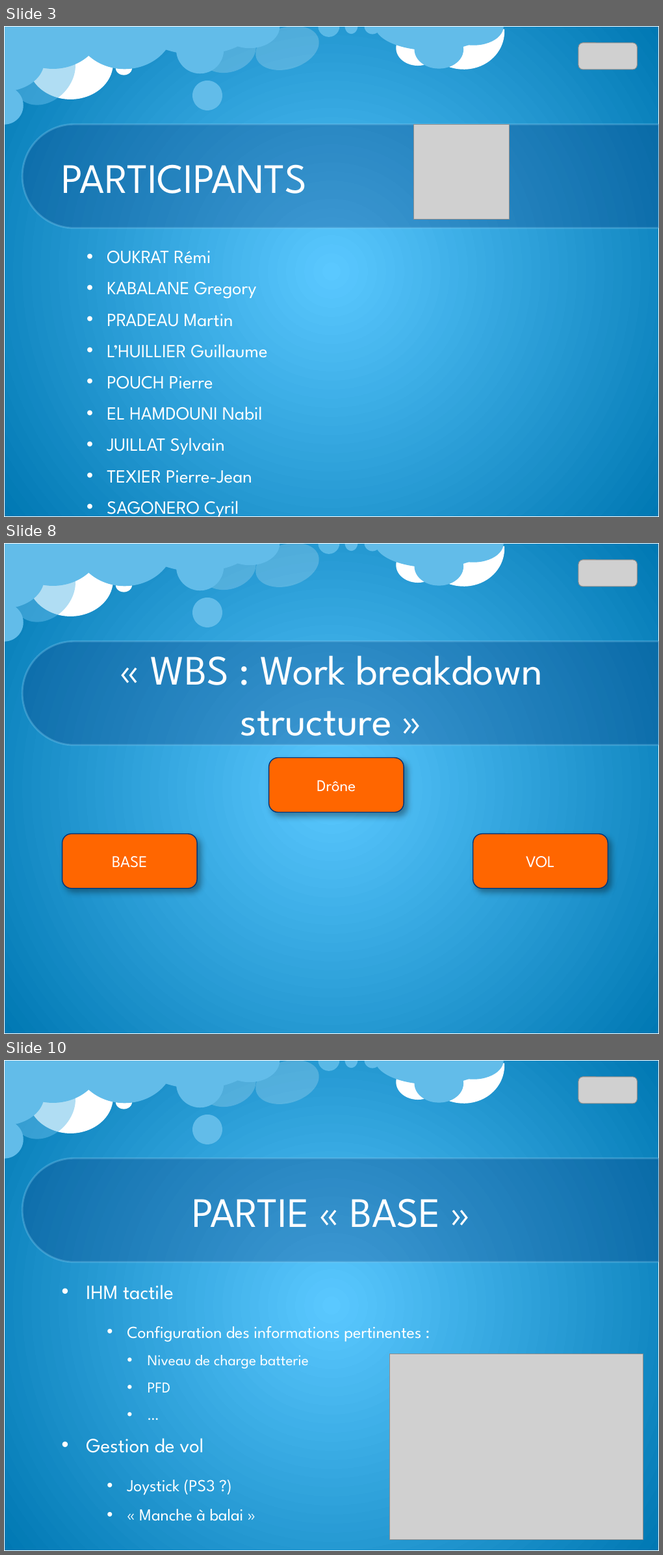
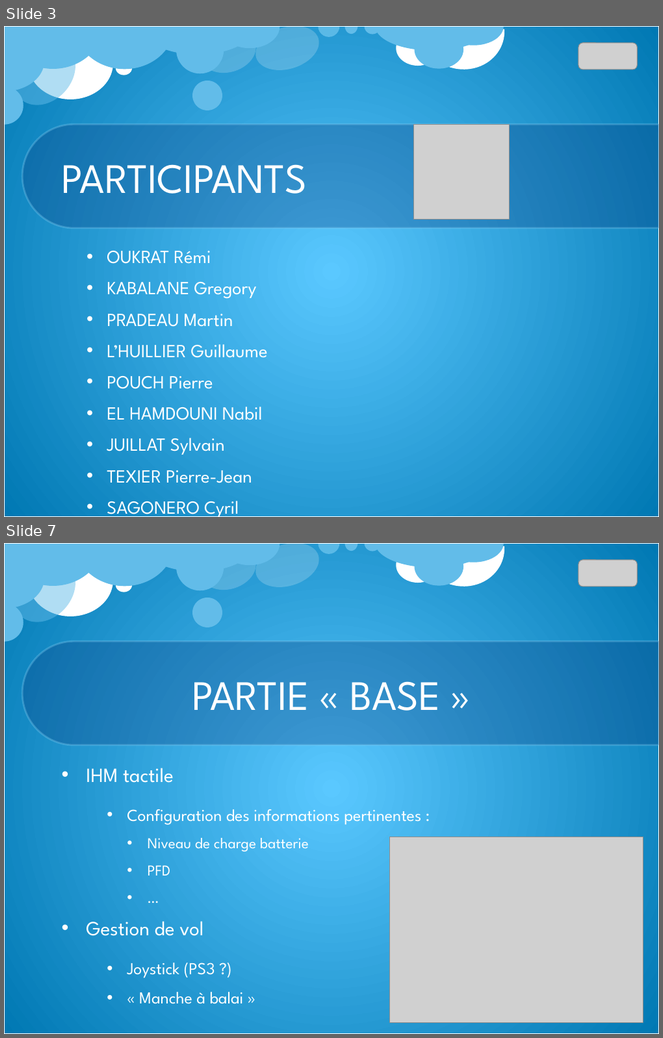
Before and after one commit to Qt-Widgets/PROJET_Drone, a slide deck: cr/CR_lundi_23_09_13.pptx. Shown one above the other, each under a label of ours: slides 3, 8 and 10 before the commit, slides 3 and 7 after it; the slides between them are not shown. The pictures are 663x1555 and 663x1038 pixels, drawn with LibreOffice and Linux fonts; fonts in the diff are those of the drawing; grey boxes stand for pictures; background and template pictures are left out. Boxes give left, top, right and bottom in pixels: in the first picture for what was removed or moved away, otherwise in the second. Text is boxed around its words. In the diff, an @@ line names an element or a change of style, - is before the commit and + after.

```diff
--- a/cr/CR_lundi_23_09_13.pptx
+++ b/cr/CR_lundi_23_09_13.pptx
@@ slide 8 removed at (x1=4, y1=543, x2=659, y2=1034), background picture (left out); not listed: 23 template elements that a slide beside it also shows @@
@@ picture removed at (x1=579, y1=560, x2=638, y2=587) @@
@@ title removed at (x1=151, y1=655, x2=543, y2=748) @@
-« WBS : Work breakdown structure »
@@ rounded rectangle removed at (x1=269, y1=758, x2=404, y2=812) @@
-Drône
@@ rounded rectangle removed at (x1=62, y1=834, x2=197, y2=888) @@
-BASE
@@ rounded rectangle removed at (x1=473, y1=834, x2=608, y2=888) @@
-VOL
@@ what was slide 10 is now slide 7 @@
```
Also in this commit, not shown: 7 slides changed, 17 slides added, 1 other slide removed, 3 other files.
